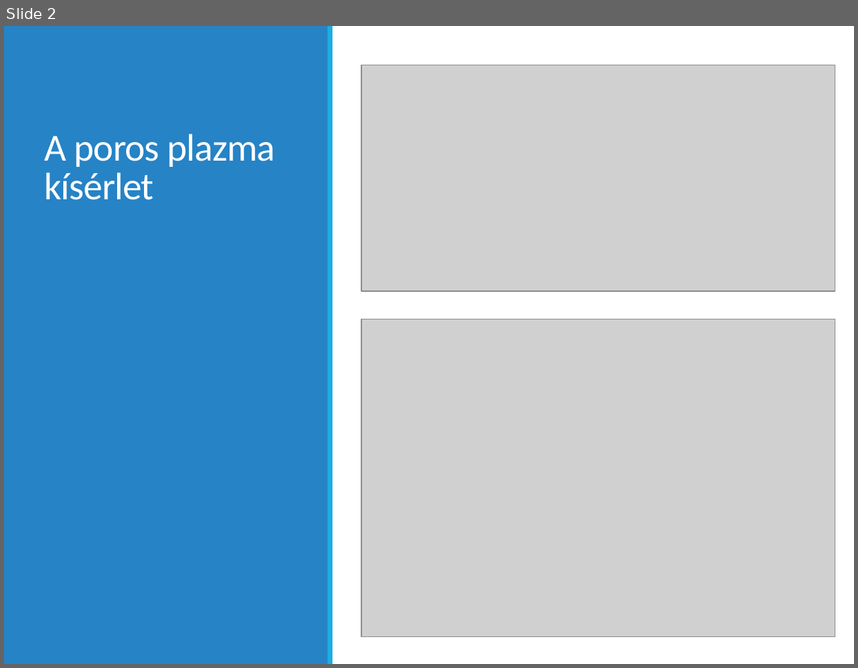
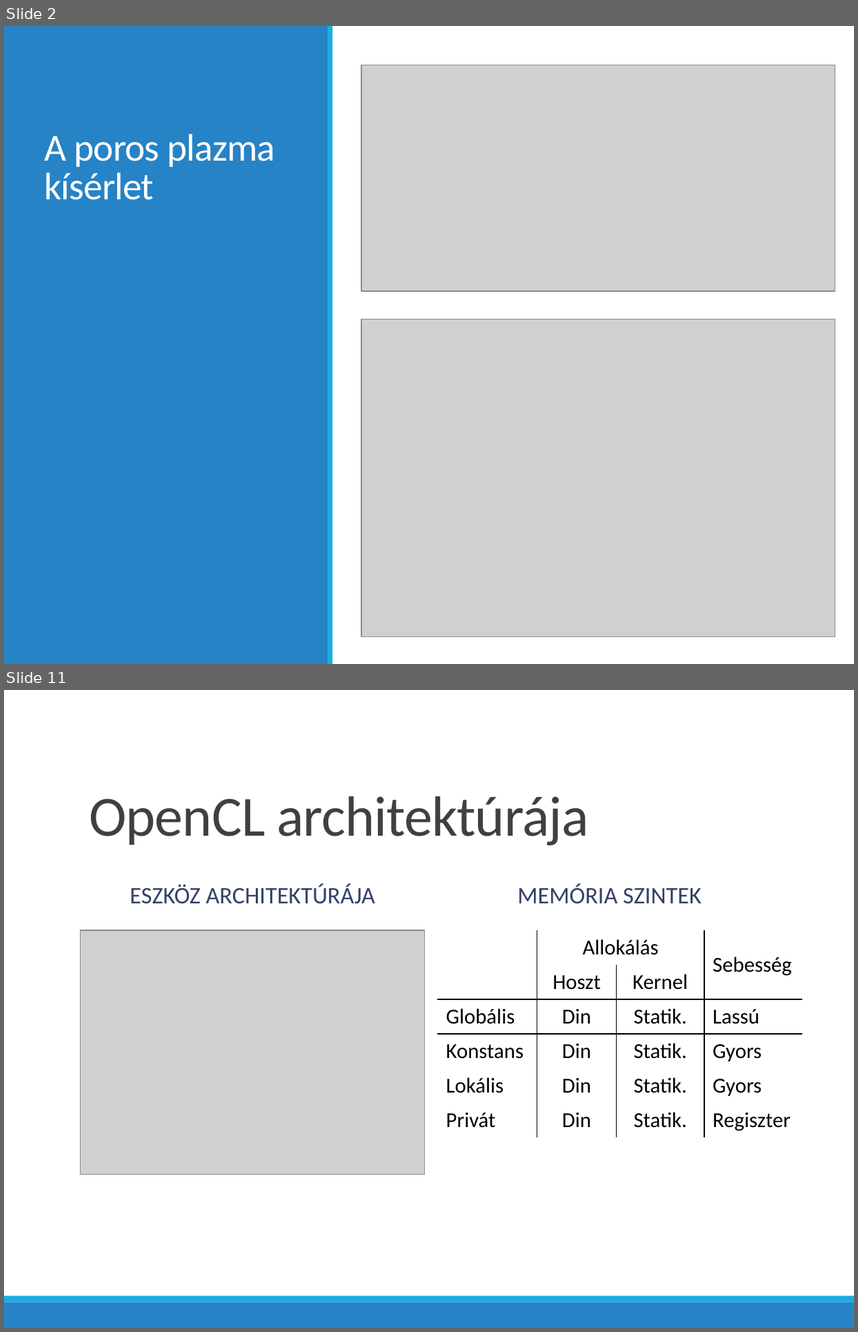
Before and after one commit to bakroistvan/diploma1_duma, a slide deck: prezi/bakro_diploma1.pptx. Shown one above the other, each under a label of ours: slide 2 before the commit, slides 2 and 11 after it; the slides between them are not shown. The pictures are 858x668 and 858x1332 pixels, drawn with LibreOffice and Linux fonts; fonts in the diff are those of the drawing; grey boxes stand for pictures. Boxes give left, top, right and bottom in pixels: in the first picture for what was removed or moved away, otherwise in the second. Text is boxed around its words. In the diff, an @@ line names an element or a change of style, - is before the commit and + after.

```diff
--- a/prezi/bakro_diploma1.pptx
+++ b/prezi/bakro_diploma1.pptx
@@ slide 11 added at <box>4,690,854,1328</box>, background #FFFFFF @@
@@ title added at <box>89,796,588,845</box>, 48 pt, text #404040 @@
+OpenCL architektúrája
@@ text added at <box>130,884,375,904</box>, 20 pt, text #344068 @@
+ESZKÖZ ARCHITEKTÚRÁJA
@@ text added at <box>517,884,702,904</box>, 20 pt, text #344068 @@
+MEMÓRIA SZINTEK
@@ picture added at <box>81,929,425,1174</box> @@
@@ table added at <box>437,929,802,1136</box>, 6 rows, 4 columns @@
+ | Allokálás |  | Sebesség
+ | Hoszt | Kernel | 
+Globális | Din | Statik. | Lassú
+Konstans | Din | Statik. | Gyors
+Lokális | Din | Statik. | Gyors
+Privát | Din | Statik. | Regiszter
@@ rectangle added at <box>4,1301,854,1328</box>, fill #2683C6 @@
@@ rectangle added at <box>4,1295,854,1301</box>, fill #1CADE4 @@
```
Also in this commit, not shown: 5 slides changed, 8 other slides added, 6 slides removed, 1 other file.
